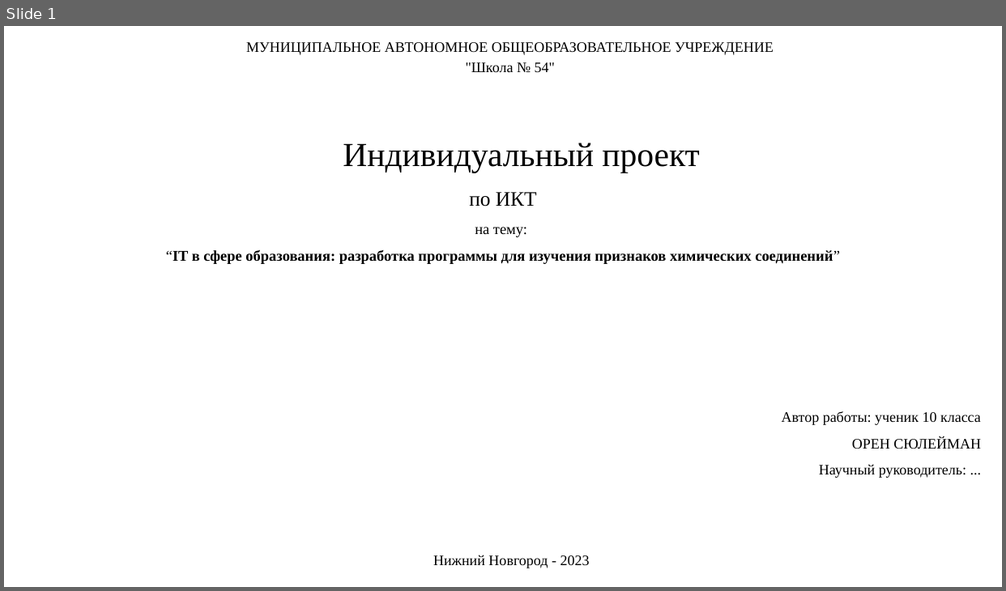
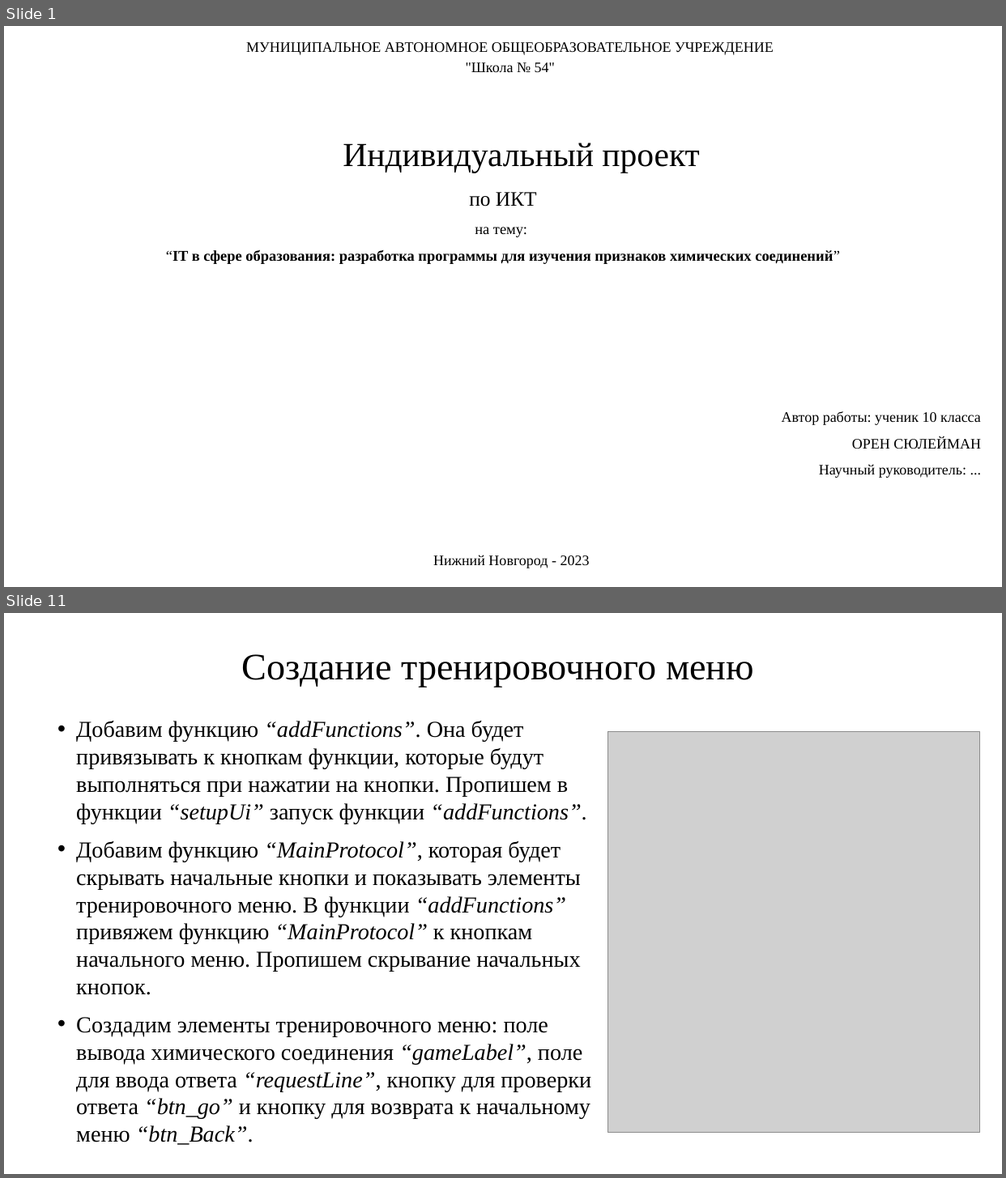
Before and after one commit to Sulik002/Study-docs, a slide deck: books/Презентация для индивидуального проекта по ИКТ. Орен Сюлейман.pptx. Shown one above the other, each under a label of ours: slide 1 before the commit, slides 1 and 11 after it; the slides between them are not shown. The pictures are 1006x591 and 1006x1178 pixels, drawn with LibreOffice and Linux fonts; fonts in the diff are those of the drawing; grey boxes stand for pictures. Boxes give left, top, right and bottom in pixels: in the first picture for what was removed or moved away, otherwise in the second. Text is boxed around its words. In the diff, an @@ line names an element or a change of style, - is before the commit and + after.

```diff
--- a/books/Презентация для индивидуального проекта по ИКТ. Орен Сюлейман.pptx
+++ b/books/Презентация для индивидуального проекта по ИКТ. Орен Сюлейман.pptx
@@ slide 11 added at (x1=4, y1=613, x2=1002, y2=1174), background #FFFFFF @@
@@ title added at (x1=242, y1=654, x2=754, y2=688), 36 pt, text #000000 @@
+Создание тренировочного меню
@@ text added at (x1=76, y1=721, x2=591, y2=1145), 22 pt, text #000000 @@
+• Добавим функцию “addFunctions”. Она будет привязывать к кнопкам функции, которые будут выполняться при нажатии на кнопки. Пропишем в функции “setupUi” запуск функции “addFunctions”.
+• Добавим функцию “MainProtocol”, которая будет скрывать начальные кнопки и показывать элементы тренировочного меню. В функции “addFunctions” привяжем функцию “MainProtocol” к кнопкам начального меню. Пропишем скрывание начальных кнопок.
+• Создадим элементы тренировочного меню: поле вывода химического соединения “gameLabel”, поле для ввода ответа “requestLine”, кнопку для проверки ответа “btn_go” и кнопку для возврата к начальному меню “btn_Back”.
@@ picture added at (x1=608, y1=732, x2=979, y2=1132) @@
```
Also in this commit, not shown: 5 slides changed, 9 other slides added, 2 slides removed, 40 other files.
